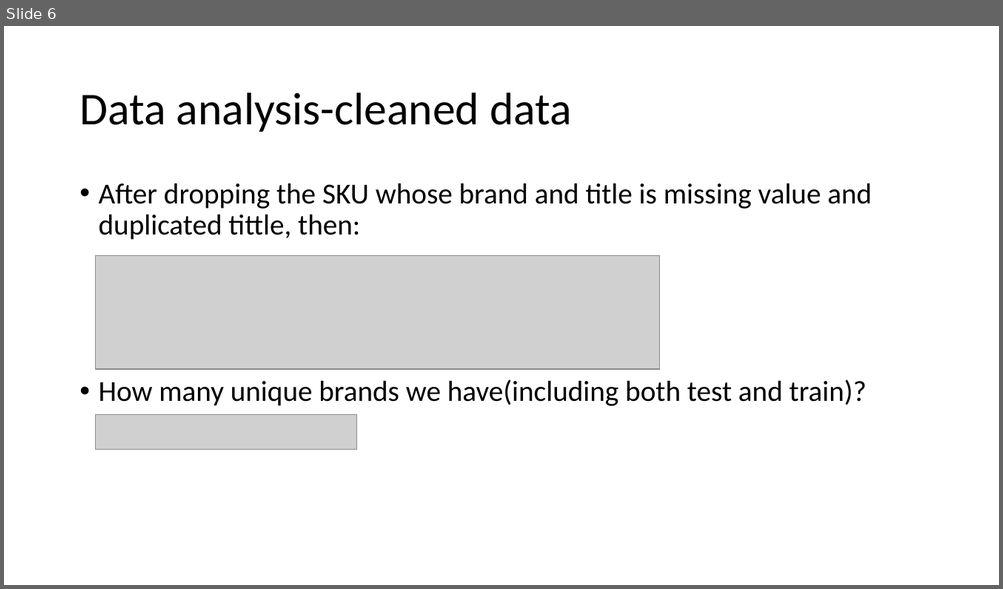
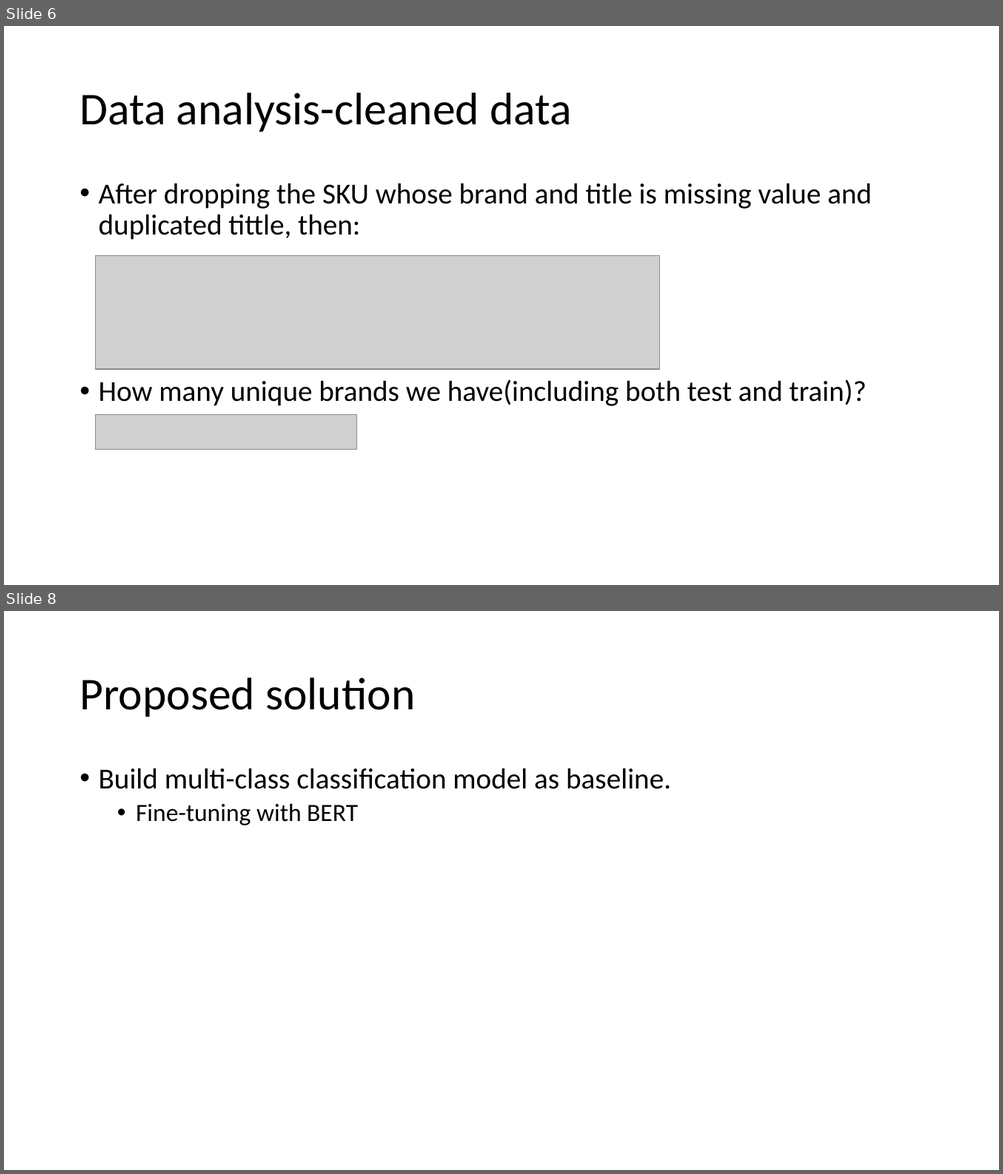
Before and after one commit to liyunrui/pull_data_from_data_warehouse, a slide deck: report/brand_data_from_warehouse.pptx. Shown one above the other, each under a label of ours: slide 6 before the commit, slides 6 and 8 after it; the slides between them are not shown. The pictures are 1003x589 and 1003x1174 pixels, drawn with LibreOffice and Linux fonts; fonts in the diff are those of the drawing; grey boxes stand for pictures. Boxes give left, top, right and bottom in pixels: in the first picture for what was removed or moved away, otherwise in the second. Text is boxed around its words. In the diff, an @@ line names an element or a change of style, - is before the commit and + after.

```diff
--- a/report/brand_data_from_warehouse.pptx
+++ b/report/brand_data_from_warehouse.pptx
@@ slide 8 added at (x1=4, y1=611, x2=999, y2=1170), background #FFFFFF @@
@@ title added at (x1=79, y1=678, x2=415, y2=717), 44 pt, text #000000 @@
+Proposed solution
@@ text added at (x1=99, y1=768, x2=671, y2=826), 28 pt, text #000000 @@
+• Build multi-class classification model as baseline.
+  • Fine-tuning with BERT
```
Also in this commit, not shown: 1 slide changed, 1 other file.
